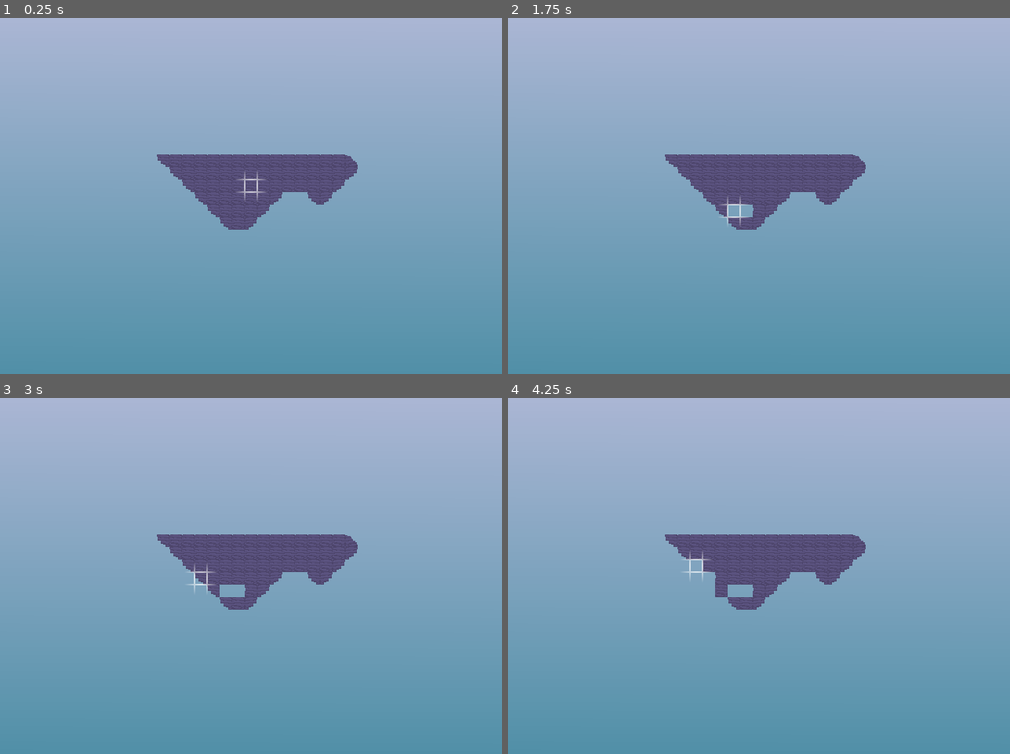
Above: before the commit, frames 1-4 (two rows, left to right).
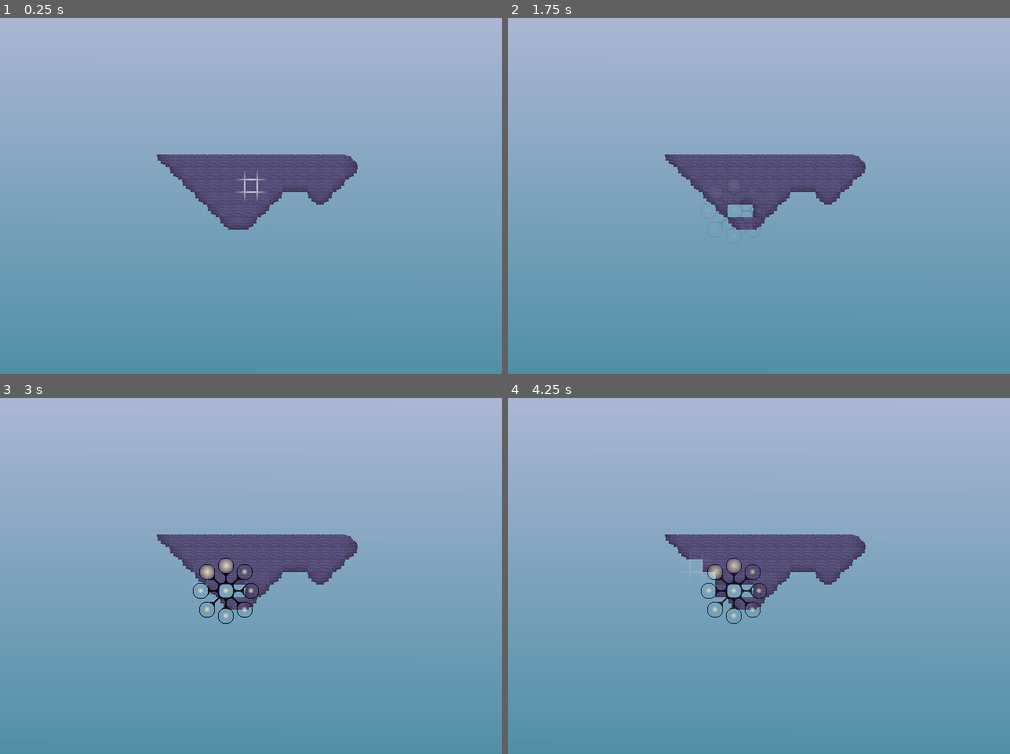
Above: after the commit, the same moments.

Repository: brandonkilpatrick059/dronescape
Game: Godot game, scene res://scenes/grid_sandbox.tscn
Same seed, same stepped clock (60 frames per second), same inputs: the game is played once before the commit and once after it.
Inputs (mouse positions are in pixels of both pictures, inside the frame that each line leads up to):
- Up to frame 1 (0.25 s): no input
- Up to frame 2 (1.75 s): tap Enter at 0.5 s; move the mouse to (748, 210) at 0.52 s; click (748, 210) at 0.6 s; right-click (748, 210) at 0.8 s; tap Space at 1.25 s; move the mouse to (733, 210) at 1.27 s; right-click (733, 210) at 1.35 s; tap Middle mouse button (third_action, bound only after the com… at 1.55 s
- Up to frame 3 (3 s): move the mouse to (210, 579) at 2.02 s; tap Middle mouse button (third_action, bound only after the com… at 2.1 s; click (210, 579) at 2.3 s; move the mouse to (200, 579) at 2.77 s; click (200, 579) at 2.85 s
- Up to frame 4 (4.25 s): right-click (708, 579) at 3.05 s; tap Enter at 3.5 s; move the mouse to (698, 565) at 3.52 s; right-click (698, 565) at 3.6 s; tap Middle mouse button (third_action, bound only after the com… at 3.8 s

The runs differ from the first frame. In frame 1, 0.2% of the frame differs, in the area x 31-72%, y 38-60%; in frame 2, 0.3%; in frame 3, 0.8%, in the area x 31-72%, y 38-64%; in frame 4, 0.8%.

Commit message:
added purple brick, some sounds, initial picker circle

Diff:
--- /dev/null
+++ b/entities/stones/purple_brick.tscn
@@ -0,0 +1,26 @@
+[gd_scene load_steps=5 format=3 uid="uid://b0dmxqr3vwks0"]
+
+[ext_resource type="Script" uid="uid://bibtitfh7a7o6" path="res://scripts/stone.gd" id="1_rhnib"]
+[ext_resource type="SpriteFrames" uid="uid://bucxh0thhdvey" path="res://sprites/stones/brick_purple/brick_purple.tres" id="2_rhnib"]
+
+[sub_resource type="PhysicsMaterial" id="PhysicsMaterial_yk454"]
+
+[sub_resource type="RectangleShape2D" id="RectangleShape2D_03782"]
+size = Vector2(16, 16)
+
+[node name="PurpleBrick" type="Node2D"]
+script = ExtResource("1_rhnib")
+
+[node name="AnimatedSprite2D" type="AnimatedSprite2D" parent="."]
+sprite_frames = ExtResource("2_rhnib")
+animation = &"center_left"
+
+[node name="StaticBody2D" type="StaticBody2D" parent="."]
+input_pickable = true
+physics_material_override = SubResource("PhysicsMaterial_yk454")
+
+[node name="CollisionShape2D" type="CollisionShape2D" parent="StaticBody2D"]
+shape = SubResource("RectangleShape2D_03782")
+
+[connection signal="mouse_entered" from="StaticBody2D" to="." method="_on_static_body_2d_mouse_entered"]
+[connection signal="mouse_exited" from="StaticBody2D" to="." method="_on_static_body_2d_mouse_exited"]
--- a/interface/cursor.tscn
+++ b/interface/cursor.tscn
@@ -14,3 +14,5 @@
 
 [node name="CollisionShape2D" type="CollisionShape2D" parent="."]
 shape = SubResource("CircleShape2D_jrcvv")
+
+[node name="AudioStreamPlayer2D" type="AudioStreamPlayer2D" parent="."]
--- /dev/null
+++ b/interface/picker_circle.tscn
@@ -0,0 +1,57 @@
+[gd_scene load_steps=4 format=3 uid="uid://5g0h50u7kjhn"]
+
+[ext_resource type="Texture2D" uid="uid://crtw4wgof37lk" path="res://sprites/interface/picker_circle.png" id="1_2cciy"]
+[ext_resource type="Script" uid="uid://b137ktfgvedwb" path="res://scripts/picker_circle.gd" id="1_yql5p"]
+[ext_resource type="SpriteFrames" uid="uid://0l5nd3edo5x0" path="res://sprites/interface/picker_glow.tres" id="2_domx8"]
+
+[node name="PickerCircle" type="Node2D" groups=["picker_circle"]]
+z_index = 2
+script = ExtResource("1_yql5p")
+
+[node name="structure" type="Sprite2D" parent="."]
+texture = ExtResource("1_2cciy")
+
+[node name="glow_0" type="AnimatedSprite2D" parent="."]
+sprite_frames = ExtResource("2_domx8")
+animation = &"expand"
+frame_progress = 0.545887
+
+[node name="glow_1" type="AnimatedSprite2D" parent="."]
+position = Vector2(0, -32)
+sprite_frames = ExtResource("2_domx8")
+
+[node name="glow_2" type="AnimatedSprite2D" parent="."]
+position = Vector2(24, -24)
+sprite_frames = ExtResource("2_domx8")
+animation = &"expand"
+
+[node name="glow_3" type="AnimatedSprite2D" parent="."]
+position = Vector2(32, 0)
+sprite_frames = ExtResource("2_domx8")
+animation = &"expand"
+
+[node name="glow_4" type="AnimatedSprite2D" parent="."]
+position = Vector2(24, 24)
+sprite_frames = ExtResource("2_domx8")
+animation = &"expand"
+
+[node name="glow_5" type="AnimatedSprite2D" parent="."]
+position = Vector2(0, 32)
+sprite_frames = ExtResource("2_domx8")
+animation = &"expand"
+
+[node name="glow_6" type="AnimatedSprite2D" parent="."]
+position = Vector2(-24, 24)
+sprite_frames = ExtResource("2_domx8")
+animation = &"expand"
+
+[node name="glow_7" type="AnimatedSprite2D" parent="."]
+position = Vector2(-32, 0)
+sprite_frames = ExtResource("2_domx8")
+animation = &"expand"
+
+[node name="glow_8" type="AnimatedSprite2D" parent="."]
+position = Vector2(-24, -24)
+sprite_frames = ExtResource("2_domx8")
+
+[node name="AudioStreamPlayer" type="AudioStreamPlayer" parent="."]
--- a/project.godot
+++ b/project.godot
@@ -36,6 +36,11 @@
 "events": [Object(InputEventMouseButton,"resource_local_to_scene":false,"resource_name":"","device":-1,"window_id":0,"a …(253 unchanged characters)…
 ]
 }
+third_action={
+"deadzone": 0.2,
+"events": [Object(InputEventMouseButton,"resource_local_to_scene":false,"resource_name":"","device":-1,"window_id":0,"alt_pressed":false,"shift_pressed":false,"ctrl_pressed":false,"meta_pressed":false,"button_mask":0,"position":Vector2(0, 0),"global_position":Vector2(0, 0),"factor":1.0,"button_index":3,"canceled":false,"pressed":false,"double_click":false,"script":null)
+]
+}
 
 [rendering]
 
--- a/scenes/grid_base.tscn
+++ b/scenes/grid_base.tscn
@@ -4,5 +4,3 @@
 
 [node name="GridBase" type="Node2D" groups=["grid_base"]]
 script = ExtResource("1_m7krx")
-
-[node name="Camera2D" type="Camera2D" parent="."]
--- a/scenes/grid_sandbox.tscn
+++ b/scenes/grid_sandbox.tscn
@@ -1,9 +1,10 @@
-[gd_scene load_steps=5 format=3 uid="uid://bvfn8m6rprwus"]
+[gd_scene load_steps=6 format=3 uid="uid://bvfn8m6rprwus"]
 
 [ext_resource type="PackedScene" uid="uid://clq5nv0qo1xmk" path="res://scenes/grid_base.tscn" id="1_qdhqp"]
 [ext_resource type="PackedScene" uid="uid://dp2sv2a17a7jy" path="res://entities/stones/purple_stone.tscn" id="2_n7rse"]
 [ext_resource type="Texture2D" uid="uid://bfkw8idcu5egc" path="res://sprites/backgrounds/white_teal_gradient.png" id="3_n7rse"]
 [ext_resource type="PackedScene" uid="uid://bwwo4l82msqi" path="res://interface/cursor.tscn" id="4_ohvtm"]
+[ext_resource type="Script" uid="uid://bvlxfcloxnkhx" path="res://scripts/main_camera.gd" id="5_l6vqa"]
 
 [node name="GridSandbox" type="Node2D"]
 
@@ -198,3 +199,6 @@
 
 [node name="Cursor" parent="." instance=ExtResource("4_ohvtm")]
 z_index = 5
+
+[node name="Camera2D" type="Camera2D" parent="."]
+script = ExtResource("5_l6vqa")
--- a/scripts/cursor.gd
+++ b/scripts/cursor.gd
@@ -1,10 +1,27 @@
 extends Area2D
+
+@onready var audio_player : AudioStreamPlayer2D = $AudioStreamPlayer2D
+
+
 
 func handle_input():
 	if(Input.is_action_just_pressed("main_action")):
 		spawn_grid_entity()
 	elif(Input.is_action_just_pressed("second_action")):
 		delete_targeted()
+	elif(Input.is_action_just_pressed("third_action")):
+		create_picker()
+
+func play_stream(stream_path : String):
+	audio_player.stream = load(stream_path)
+	audio_player.play()
+
+func create_picker():
+	var num_pickers : int = get_tree().get_nodes_in_group("picker_circle").size()
+	if(num_pickers == 0):
+		var circle = load("res://interface/picker_circle.tscn").instantiate()
+		get_parent().add_child(circle)
+		circle.global_position = global_position
 
 func delete_targeted():
 	var bodies: Array[Node2D] = get_overlapping_bodies()
@@ -13,23 +30,42 @@
 		if(target.is_in_group("grid_entity")):
 			target.cursor_destroy()
 			update_grid_base()
+			play_stream("res://audio/interface/brush_snare.ogg")
 
 func spawn_grid_entity():
 	var bodies: Array[Node2D] = get_overlapping_bodies()
 	if(bodies.size() == 0):
-		var stone = load("res://entities/stones/purple_stone.tscn").instantiate()
+		var stone = load("res://entities/stones/purple_brick.tscn").instantiate()
 		get_parent().add_child(stone)
 		stone.global_position = global_position
 		update_grid_base()
+		var drum = randi_range(1,3)
+		play_stream(str(str("res://audio/interface/drum/",drum),".ogg"))
 
 func update_grid_base():
 	var grid_base = get_tree().get_first_node_in_group("grid_base")
 	grid_base.update()
+
+func fade_near_picker_circle():
+	var picker_circle = get_tree().get_first_node_in_group("picker_circle")
+	if(picker_circle != null):
+		var distance_to_circle = global_position.distance_to(picker_circle.global_position)
+		var fade_min_distance = 256
+		if(distance_to_circle < fade_min_distance):
+			var fade_fraction = 1 - ((fade_min_distance - distance_to_circle) / fade_min_distance)
+			modulate = Color(1,1,1,fade_fraction)
+		else:
+			modulate = Color(1,1,1,1)
+	else:
+		modulate = Color(1,1,1,1)
+
 
 func _physics_process(delta: float) -> void:
 	var mouse_pos = get_global_mouse_position()
 	var grid_position = mouse_pos
 	var grid_size_vect : Vector2 = Vector2(Grid_Base.grid_size,Grid_Base.grid_size)
 	global_position = grid_position.snapped(grid_size_vect)
+	fade_near_picker_circle()
+
 
 	handle_input()
--- /dev/null
+++ b/scripts/main_camera.gd
@@ -0,0 +1 @@
+extends Camera2D
--- /dev/null
+++ b/scripts/picker_circle.gd
@@ -0,0 +1,41 @@
+extends Node2D
+
+var current_alpha = 0.0
+
+@onready var audio_player : AudioStreamPlayer = $AudioStreamPlayer
+
+var timer := Timer.new()
+
+var fading_in : bool = false
+var fading_out : bool = false
+var active : bool = false
+
+func _ready() -> void:
+	modulate = Color(1,1,1,0)
+	timer.one_shot = true
+	add_child(timer)
+	audio_player.stream = load("res://audio/interface/picker_circle.ogg")
+	audio_player.play()
+	fading_in = true
+
+func handle_input():
+	if(Input.is_action_just_pressed("third_action")):
+		if(active):
+			active = false
+			fading_out = true
+			audio_player.play()
+
+func _physics_process(delta: float) -> void:
+	handle_input()
+	if(timer.is_stopped()):
+		var alpha_step = 0.01
+		if(fading_in && current_alpha < 1.0):
+			current_alpha = current_alpha + alpha_step
+		elif(fading_in && current_alpha >= 1.0):
+			fading_in = false
+			active = true
+		elif(fading_out && current_alpha > 0.0):
+			current_alpha = current_alpha - alpha_step
+		elif(fading_out && current_alpha <= 0.0):
+			queue_free()
+		modulate = Color(1,1,1, current_alpha)
--- /dev/null
+++ b/sprites/interface/picker_glow.tres
@@ -0,0 +1,82 @@
+[gd_resource type="SpriteFrames" load_steps=10 format=3 uid="uid://0l5nd3edo5x0"]
+
+[ext_resource type="Texture2D" uid="uid://qknhft62i41y" path="res://sprites/interface/picker_glow.png" id="1_cufv4"]
+
+[sub_resource type="AtlasTexture" id="AtlasTexture_rkb3a"]
+atlas = ExtResource("1_cufv4")
+region = Rect2(54, 0, 18, 18)
+
+[sub_resource type="AtlasTexture" id="AtlasTexture_gg16t"]
+atlas = ExtResource("1_cufv4")
+region = Rect2(0, 0, 18, 18)
+
+[sub_resource type="AtlasTexture" id="AtlasTexture_73jp1"]
+atlas = ExtResource("1_cufv4")
+region = Rect2(18, 0, 18, 18)
+
+[sub_resource type="AtlasTexture" id="AtlasTexture_xfitq"]
+atlas = ExtResource("1_cufv4")
+region = Rect2(36, 0, 18, 18)
+
+[sub_resource type="AtlasTexture" id="AtlasTexture_0cl53"]
+atlas = ExtResource("1_cufv4")
+region = Rect2(36, 0, 18, 18)
+
+[sub_resource type="AtlasTexture" id="AtlasTexture_p23np"]
+atlas = ExtResource("1_cufv4")
+region = Rect2(18, 0, 18, 18)
+
+[sub_resource type="AtlasTexture" id="AtlasTexture_yhqmp"]
+atlas = ExtResource("1_cufv4")
+region = Rect2(0, 0, 18, 18)
+
+[sub_resource type="AtlasTexture" id="AtlasTexture_cufv4"]
+atlas = ExtResource("1_cufv4")
+region = Rect2(0, 0, 18, 18)
+
+[resource]
+animations = [{
+"frames": [{
+"duration": 1.0,
+"texture": SubResource("AtlasTexture_rkb3a")
+}],
+"loop": true,
+"name": &"default",
+"speed": 5.0
+}, {
+"frames": [{
+"duration": 1.0,
+"texture": SubResource("AtlasTexture_gg16t")
+}, {
+"duration": 1.0,
+"texture": SubResource("AtlasTexture_73jp1")
+}, {
+"duration": 1.0,
+"texture": SubResource("AtlasTexture_xfitq")
+}],
+"loop": true,
+"name": &"expand",
+"speed": 3.0
+}, {
+"frames": [{
+"duration": 1.0,
+"texture": SubResource("AtlasTexture_0cl53")
+}, {
+"duration": 1.0,
+"texture": SubResource("AtlasTexture_p23np")
+}, {
+"duration": 1.0,
+"texture": SubResource("AtlasTexture_yhqmp")
+}],
+"loop": true,
+"name": &"retract",
+"speed": 5.0
+}, {
+"frames": [{
+"duration": 1.0,
+"texture": SubResource("AtlasTexture_cufv4")
+}],
+"loop": true,
+"name": &"retracted",
+"speed": 5.0
+}]
--- /dev/null
+++ b/sprites/stones/brick_purple/brick_purple.tres
@@ -0,0 +1,114 @@
+[gd_resource type="SpriteFrames" load_steps=11 format=3 uid="uid://bucxh0thhdvey"]
+
+[ext_resource type="Texture2D" uid="uid://byrhjvhtp5nrs" path="res://sprites/stones/brick_purple/brick_purple.png" id="2_rptqx"]
+
+[sub_resource type="AtlasTexture" id="AtlasTexture_17upm"]
+atlas = ExtResource("2_rptqx")
+region = Rect2(16, 32, 16, 16)
+
+[sub_resource type="AtlasTexture" id="AtlasTexture_pvpxk"]
+atlas = ExtResource("2_rptqx")
+region = Rect2(0, 32, 16, 16)
+
+[sub_resource type="AtlasTexture" id="AtlasTexture_uhks2"]
+atlas = ExtResource("2_rptqx")
+region = Rect2(32, 32, 16, 16)
+
+[sub_resource type="AtlasTexture" id="AtlasTexture_ennve"]
+atlas = ExtResource("2_rptqx")
+region = Rect2(16, 16, 16, 16)
+
+[sub_resource type="AtlasTexture" id="AtlasTexture_7t8wm"]
+atlas = ExtResource("2_rptqx")
+region = Rect2(0, 16, 16, 16)
+
+[sub_resource type="AtlasTexture" id="AtlasTexture_c13w8"]
+atlas = ExtResource("2_rptqx")
+region = Rect2(32, 16, 16, 16)
+
+[sub_resource type="AtlasTexture" id="AtlasTexture_t78lx"]
+atlas = ExtResource("2_rptqx")
+region = Rect2(16, 0, 16, 16)
+
+[sub_resource type="AtlasTexture" id="AtlasTexture_5eigs"]
+atlas = ExtResource("2_rptqx")
+region = Rect2(0, 0, 16, 16)
+
+[sub_resource type="AtlasTexture" id="AtlasTexture_f8q6g"]
+atlas = ExtResource("2_rptqx")
+region = Rect2(32, 0, 16, 16)
+
+[resource]
+animations = [{
+"frames": [{
+"duration": 1.0,
+"texture": SubResource("AtlasTexture_17upm")
+}],
+"loop": true,
+"name": &"bottom_center",
+"speed": 5.0
+}, {
+"frames": [{
+"duration": 1.0,
+"texture": SubResource("AtlasTexture_pvpxk")
+}],
+"loop": true,
+"name": &"bottom_left",
+"speed": 5.0
+}, {
+"frames": [{
+"duration": 1.0,
+"texture": SubResource("AtlasTexture_uhks2")
+}],
+"loop": true,
+"name": &"bottom_right",
+"speed": 5.0
+}, {
+"frames": [{
+"duration": 1.0,
+"texture": SubResource("AtlasTexture_ennve")
+}],
+"loop": true,
+"name": &"center_center",
+"speed": 5.0
+}, {
+"frames": [{
+"duration": 1.0,
+"texture": SubResource("AtlasTexture_7t8wm")
+}],
+"loop": true,
+"name": &"center_left",
+"speed": 5.0
+}, {
+"frames": [{
+"duration": 1.0,
+"texture": SubResource("AtlasTexture_c13w8")
+}],
+"loop": true,
+"name": &"center_right",
+"speed": 5.0
+}, {
+"frames": [{
+"duration": 1.0,
+"texture": SubResource("AtlasTexture_t78lx")
+}],
+"loop": true,
+"name": &"top_center",
+"speed": 5.0
+}, {
+"frames": [{
+"duration": 1.0,
+"texture": SubResource("AtlasTexture_5eigs")
+}],
+"loop": true,
+"name": &"top_left",
+"speed": 5.0
+}, {
+"frames": [{
+"duration": 1.0,
+"texture": SubResource("AtlasTexture_f8q6g")
+}],
+"loop": true,
+"name": &"top_right",
+"speed": 5.0
+}]
Not shown, added: audio/interface/brush_snare.ogg.import
Not shown, added: audio/interface/drum/1.ogg.import
Not shown, added: audio/interface/drum/2.ogg.import
Not shown, added: audio/interface/drum/3.ogg.import
Not shown, added: audio/interface/picker_circle.ogg.import
Not shown, added: scripts/main_camera.gd.uid
Not shown, added: scripts/picker_circle.gd.uid
Binary file added: sprites/interface/picker_circle.png
Not shown, added: sprites/interface/picker_circle.png.import
Binary file added: sprites/interface/picker_glow.png
Not shown, added: sprites/interface/picker_glow.png.import
Binary file added: sprites/stones/brick_purple/brick_purple.png
(and 8 more such lines)
